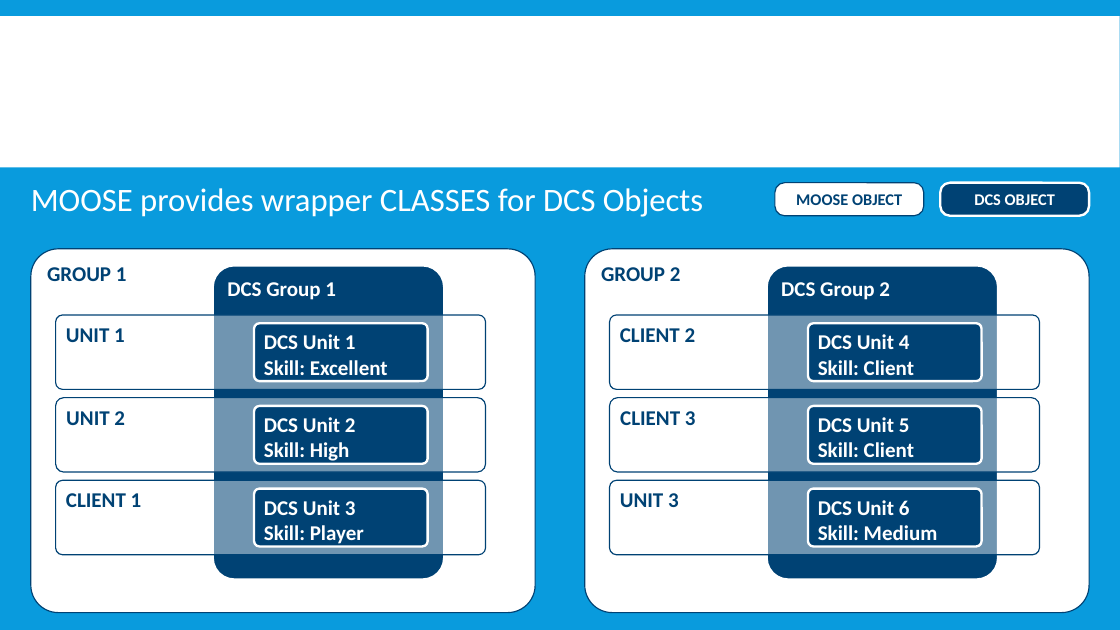
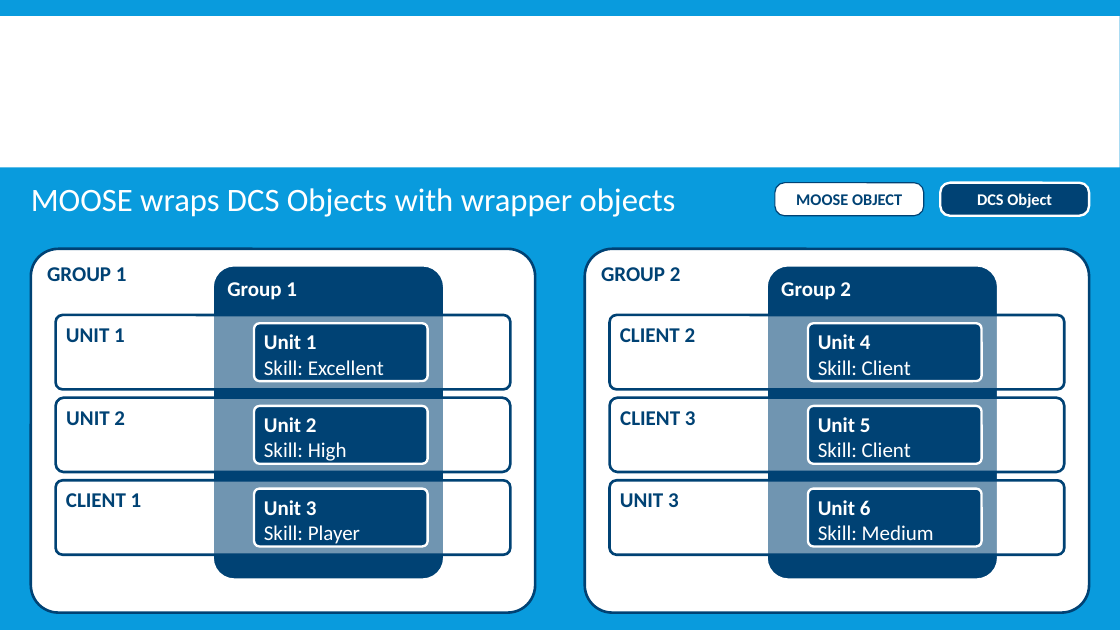
Before and after one commit to FlightControl-Master/MOOSE, a slide deck: slide 6 of Presentations/DCS World - MOOSE - Development - Part 3 - The DATABASE - UNIT - CLIENT - GROUP - ZONE, .pptx (slide 5 before the commit). Drawn at 1120x630 pixels with LibreOffice and Linux fonts; fonts in the diff are those of the drawing; background and template pictures are left out. Boxes give left, top, right and bottom in pixels: in the first picture for what was removed or moved away, otherwise in the second. Text is boxed around its words. In the diff, an @@ line names an element or a change of style, - is before the commit and + after.

Commit message:
Presentation updated

```diff
--- a/Presentations/DCS World - MOOSE - Development - Part 3 - The DATABASE - UNIT - CLIENT - GROUP - ZONE, .pptx
+++ b/Presentations/DCS World - MOOSE - Development - Part 3 - The DATABASE - UNIT - CLIENT - GROUP - ZONE, .pptx
@@ text at (31,188,676,217): text changed @@
-MOOSE provides wrapper CLASSES for DCS Objects
+MOOSE wraps DCS Objects with wrapper objects
@@ text in rounded rectangle at (977,193,1052,208): text changed @@
-DCS OBJECT
+DCS Object
@@ text in rounded rectangle at (227,282,297,300): text changed @@
-DCS Group 1
+Group 1
@@ text in rounded rectangle at (781,282,851,300): text changed @@
-DCS Group 2
+Group 2
@@ rounded rectangle "UNIT 1": place and size @@
-rounded rectangle "UNIT 1" at (55,315,486,390)
+rounded rectangle "UNIT 1" at (55,315,510,390)
@@ outline #004274 1 pt to #004274 2.25 pt in 8 elements at (31,249,535,613), (585,249,1089,613), (55,481,510,555), (55,397,510,472), (55,315,510,390), (610,481,1065,555), (610,397,1065,472), (610,315,1065,390) @@
@@ rounded rectangle "CLIENT 2": place and size @@
-rounded rectangle "CLIENT 2" at (610,315,1040,390)
+rounded rectangle "CLIENT 2" at (610,315,1065,390)
@@ text in rounded rectangle at (264,334,317,349): text changed @@
-DCS Unit 1
+Unit 1
@@ text in rounded rectangle at (818,334,871,349): text changed @@
-DCS Unit 4
+Unit 4
@@ text in rounded rectangle at (264,360,384,381): bold off in "Skill: Excellent" @@
@@ text in rounded rectangle at (818,360,911,381): bold off in "Skill: Client" @@
@@ rounded rectangle "UNIT 2": place and size @@
-rounded rectangle "UNIT 2" at (55,397,486,472)
+rounded rectangle "UNIT 2" at (55,397,510,472)
@@ text in rounded rectangle at (264,417,317,432): text changed @@
-DCS Unit 2
+Unit 2
@@ rounded rectangle "CLIENT 3": place and size @@
-rounded rectangle "CLIENT 3" at (610,397,1040,472)
+rounded rectangle "CLIENT 3" at (610,397,1065,472)
@@ text in rounded rectangle at (818,417,871,432): text changed @@
-DCS Unit 5
+Unit 5
@@ text in rounded rectangle at (264,442,347,464): bold off in "Skill: High" @@
@@ text in rounded rectangle at (818,442,911,464): bold off in "Skill: Client" @@
@@ rounded rectangle "CLIENT 1": place and size @@
-rounded rectangle "CLIENT 1" at (55,481,486,555)
+rounded rectangle "CLIENT 1" at (55,481,510,555)
@@ text in rounded rectangle at (264,500,317,515): text changed @@
-DCS Unit 3
+Unit 3
@@ rounded rectangle "UNIT 3": place and size @@
-rounded rectangle "UNIT 3" at (610,481,1040,555)
+rounded rectangle "UNIT 3" at (610,481,1065,555)
@@ text in rounded rectangle at (818,500,871,515): text changed @@
-DCS Unit 6
+Unit 6
@@ text in rounded rectangle at (264,525,360,546): bold off in "Skill: Player" @@
@@ text in rounded rectangle at (818,525,934,546): bold off in "Skill: Medium" @@
```
Also in this commit, not shown: 5 other slides changed, 7 slides added, 1 slide removed.
